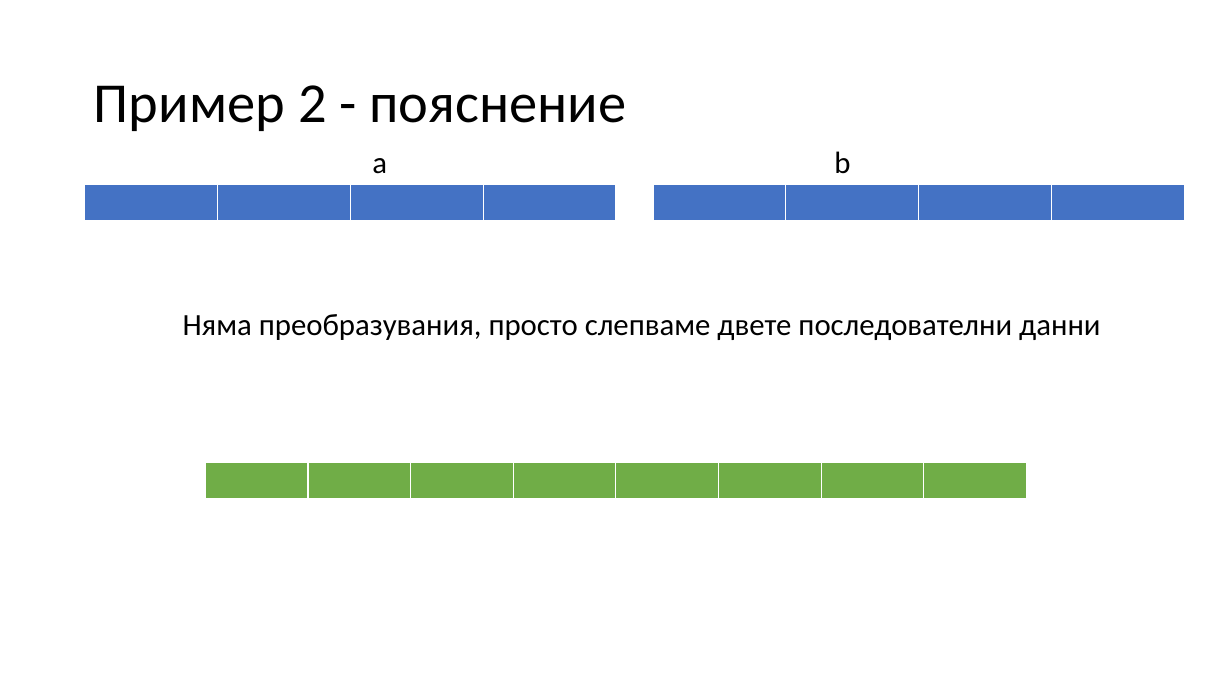
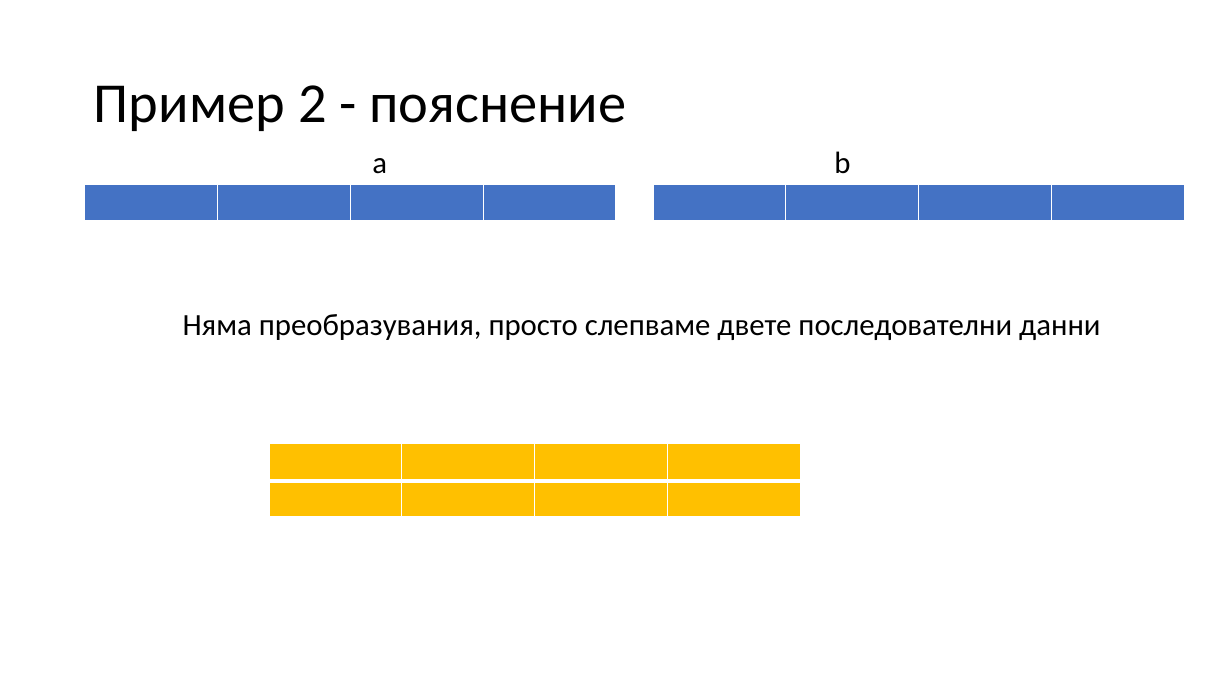
Before and after one commit to Mapmo/Uni-CPP, a slide deck: slide 20 of Object-Oriented Programming/Consultation1/Consultation1.pptx. Drawn at 1232x693 pixels with LibreOffice and Linux fonts; fonts in the diff are those of the drawing. Boxes give left, top, right and bottom in pixels: in the first picture for what was removed or moved away, otherwise in the second. Text is boxed around its words. In the diff, an @@ line names an element or a change of style, - is before the commit and + after.

```diff
--- a/Object-Oriented Programming/Consultation1/Consultation1.pptx
+++ b/Object-Oriented Programming/Consultation1/Consultation1.pptx
@@ table added at [269, 444, 801, 482], 1 rows, 4 columns @@
+ |  |  | 
@@ table at [269, 481, 801, 518] @@
-column 5: 
-column 6: 
-column 7: 
-column 8: 
@@ table: place and size @@
-table at [205, 462, 1026, 500]
+table at [269, 481, 801, 518]
```
Also in this commit, not shown: 6 other slides changed, 2 other files.
